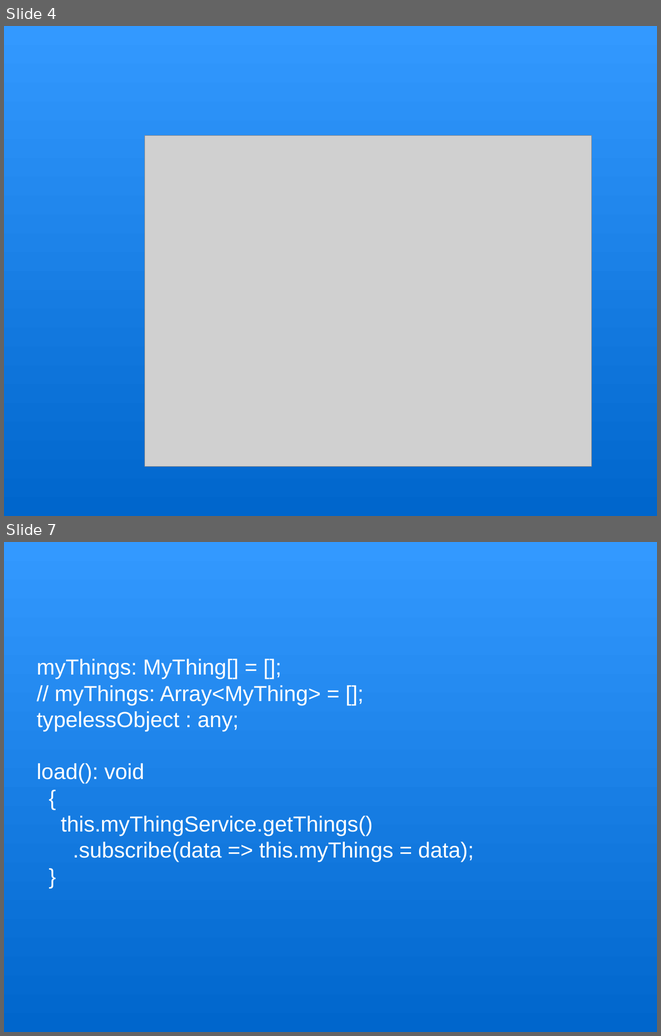
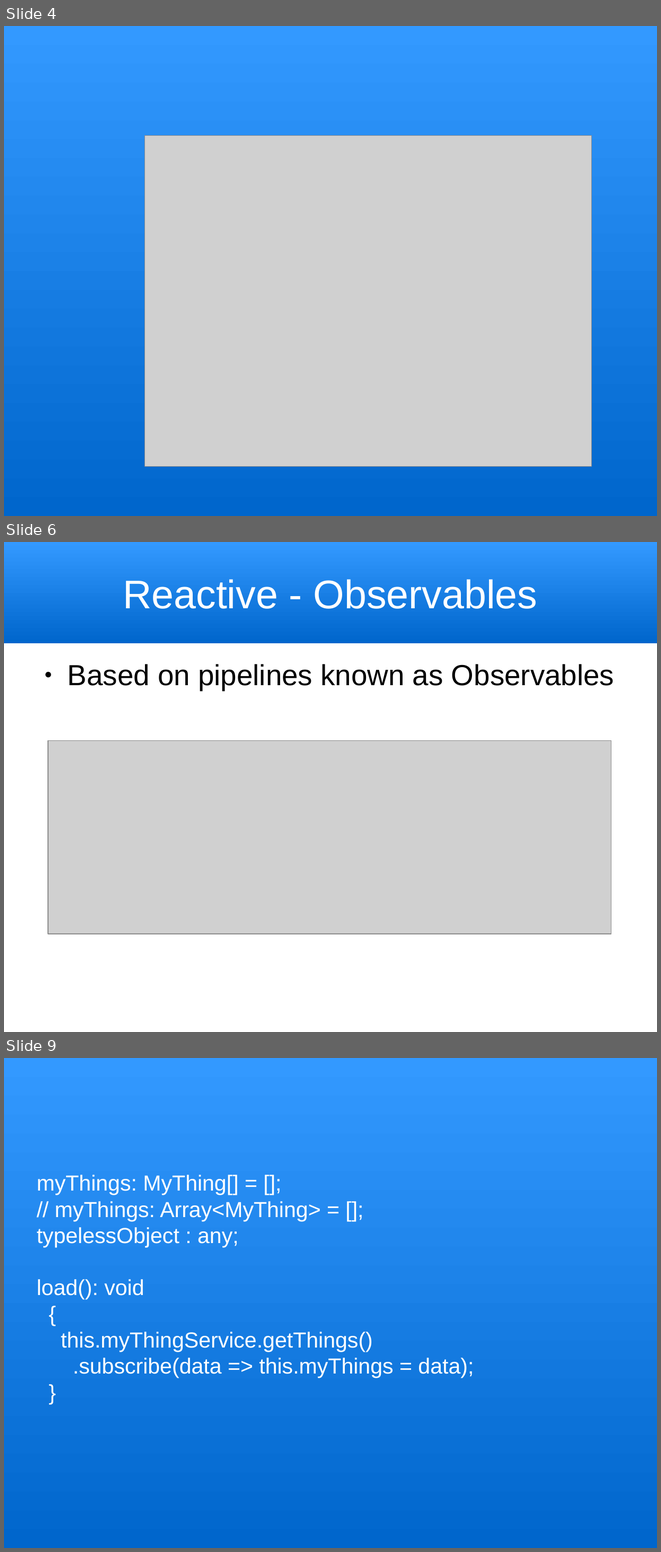
Before and after one commit to trognus/devcon2016, a slide deck: devconNg2.odp. Shown one above the other, each under a label of ours: slides 4 and 7 before the commit, slides 4, 6 and 9 after it; the slides between them are not shown. The pictures are 661x1036 and 661x1552 pixels, drawn with LibreOffice and Linux fonts; fonts in the diff are those of the drawing; grey boxes stand for pictures. Boxes give left, top, right and bottom in pixels: in the first picture for what was removed or moved away, otherwise in the second. Text is boxed around its words. In the diff, an @@ line names an element or a change of style, - is before the commit and + after.

```diff
--- a/devconNg2.odp
+++ b/devconNg2.odp
@@ slide 6 added at <box>4,542,657,1032</box>, background #FFFFFF @@
@@ title added at <box>4,542,657,643</box>, fill gradient #0066CC to #3399FF, 44 pt, text #FFFFFF @@
+Reactive - Observables
@@ text added at <box>68,664,614,690</box>, 32 pt, text #000000 @@
+● Based on pipelines known as Observables
@@ picture added at <box>48,741,611,934</box> @@
@@ what was slide 7 is now slide 9 @@
```
Also in this commit, not shown: 5 slides changed, 1 other slide added, 1 other file.
